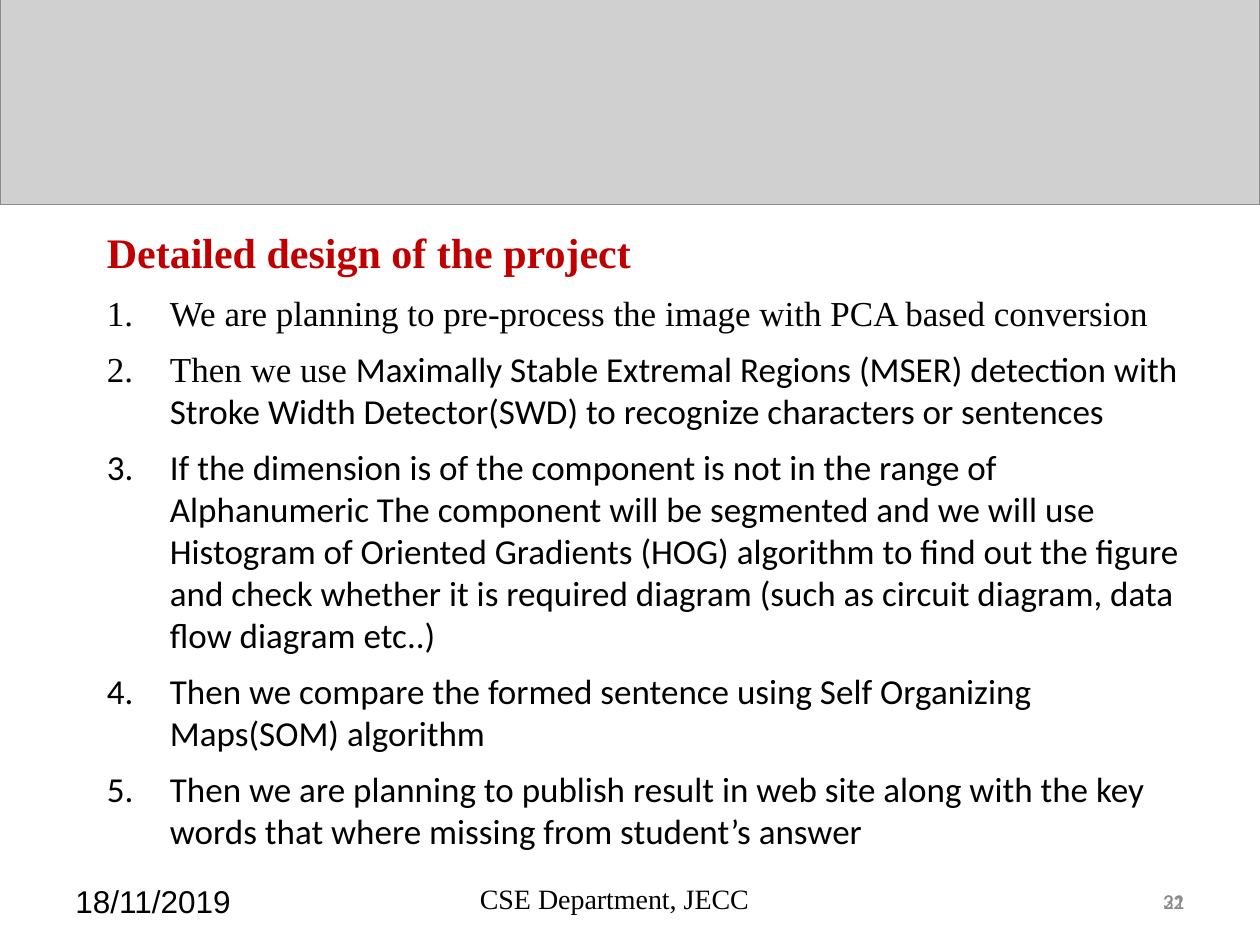
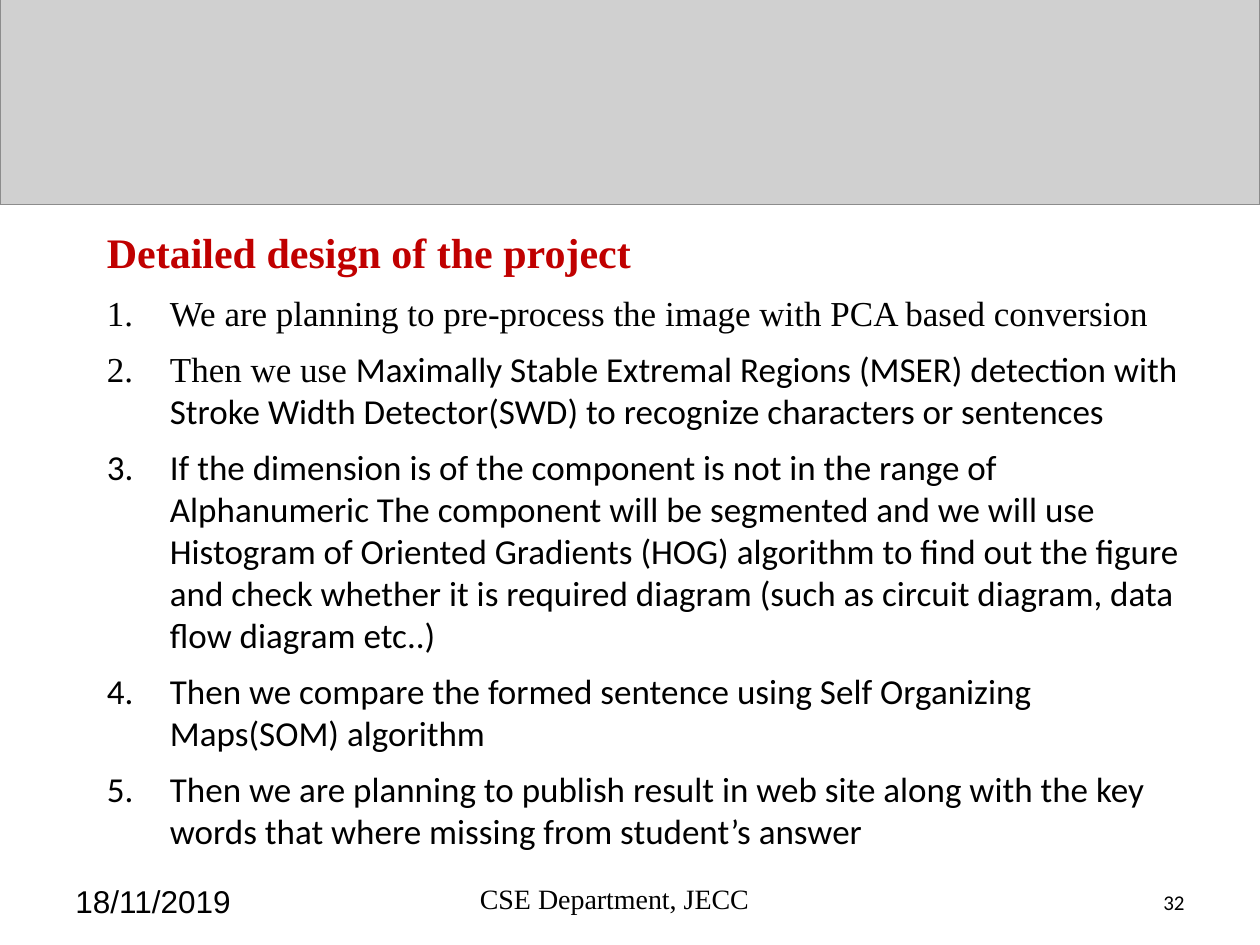
Before and after one commit to sreeragrnandan/Design-Project, a slide deck: slide 32 of DP G7 final review.pptx. Drawn at 1260x945 pixels with LibreOffice and Linux fonts; fonts in the diff are those of the drawing; grey boxes stand for pictures. Boxes give left, top, right and bottom in pixels: in the first picture for what was removed or moved away, otherwise in the second. Text is boxed around its words. In the diff, an @@ line names an element or a change of style, - is before the commit and + after.

```diff
--- a/DP G7 final review.pptx
+++ b/DP G7 final review.pptx
@@ text "32" at [1163,896,1184,910]: text colour #898989 to #000000 @@
@@ text removed at [1163,895,1184,909] @@
-21
```
Also in this commit, not shown: 28 other slides changed, 43 other files.
